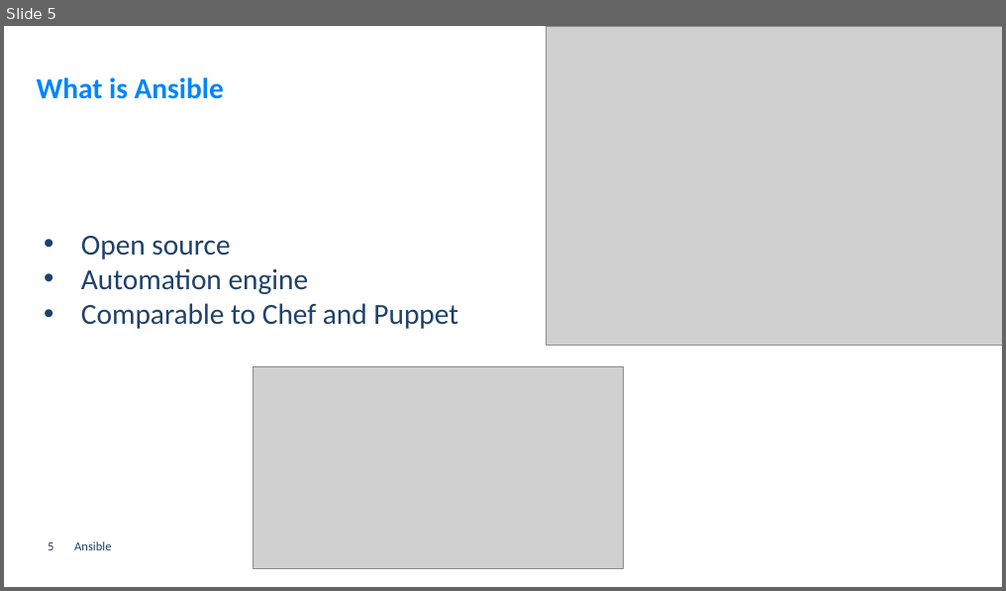
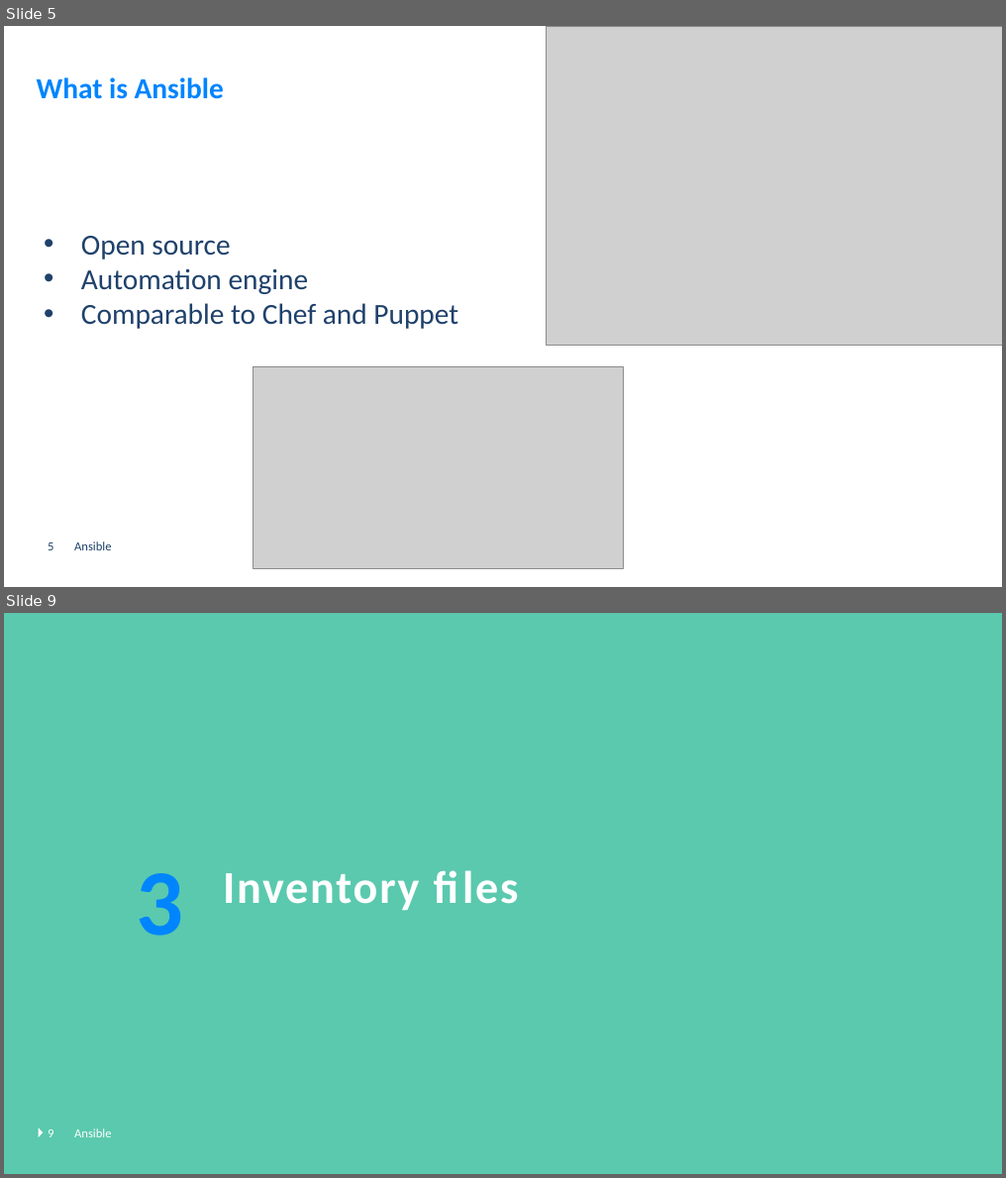
Before and after one commit to GerritVanMol/Ansible_Introduction-21_22, a slide deck: Documents/Ansible_BasicsAndHowToGetStarted.pptx. Shown one above the other, each under a label of ours: slide 5 before the commit, slides 5 and 9 after it; the slides between them are not shown. The pictures are 1006x591 and 1006x1178 pixels, drawn with LibreOffice and Linux fonts; fonts in the diff are those of the drawing; grey boxes stand for pictures; background and template pictures are left out. Boxes give left, top, right and bottom in pixels: in the first picture for what was removed or moved away, otherwise in the second. Text is boxed around its words. In the diff, an @@ line names an element or a change of style, - is before the commit and + after.

Commit message:
update Ansible ppt

```diff
--- a/Documents/Ansible_BasicsAndHowToGetStarted.pptx
+++ b/Documents/Ansible_BasicsAndHowToGetStarted.pptx
@@ slide 9 added at [4,613,1002,1174], background #5AC9AE @@
@@ text added at [137,873,184,936], 90 pt, text #0085FE, bold @@
+3
@@ title added at [223,870,519,911], 44 pt, text #FFFFFF, bold @@
+Inventory files
@@ triangle added at [38,1129,43,1138], fill #FFFFFF @@
@@ page number added at [48,1130,54,1138], 12 pt, text #FFFFFF @@
+9
@@ text added at [74,1129,111,1138], 12 pt, text #FFFFFF @@
+Ansible
```
Also in this commit, not shown: 2 slides changed, 4 other slides added, 1 slide removed.
